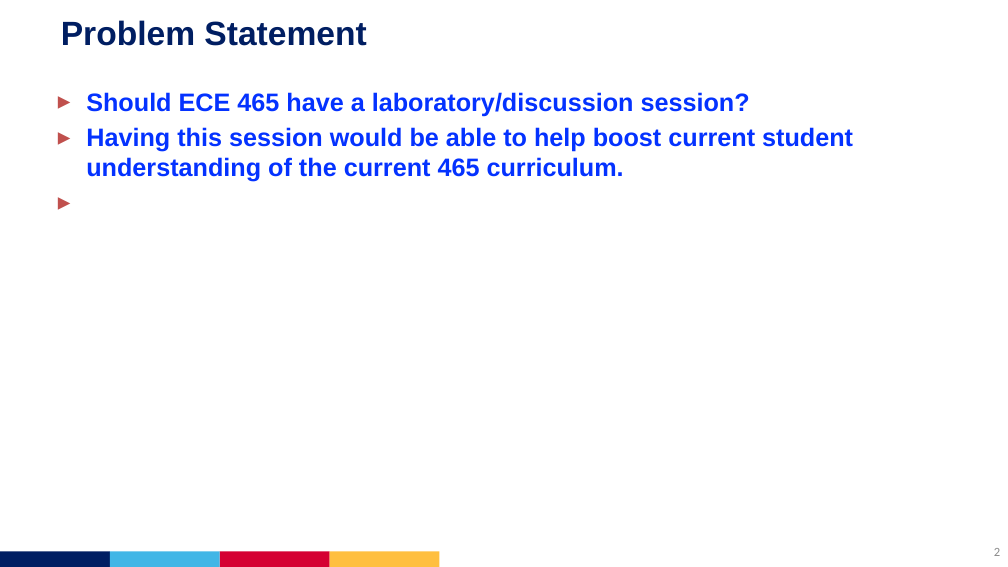
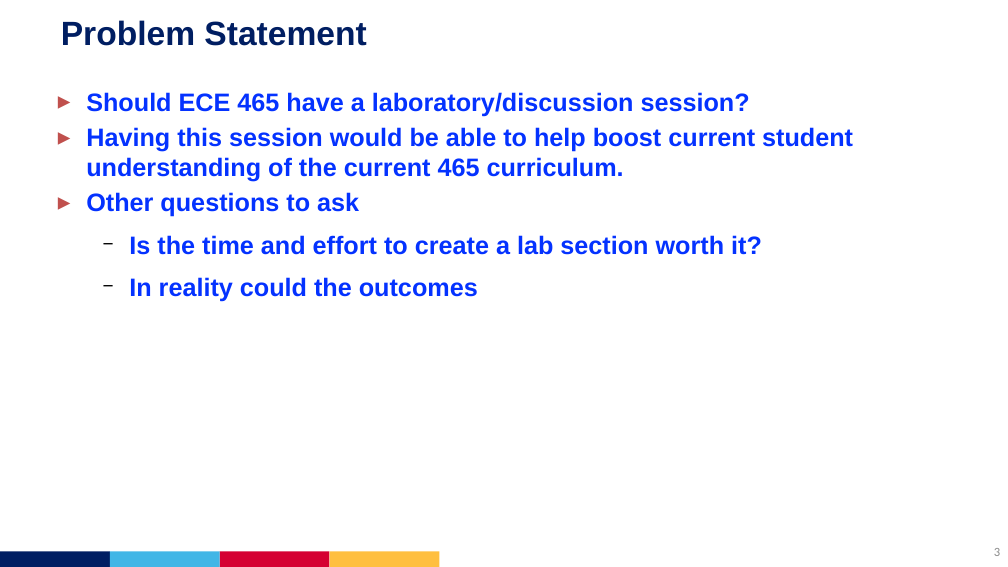
Before and after one commit to JSCaracal/ECE465_Final, a slide deck: slide 3 of Graduate_Presentation_Template.pptx. Drawn at 1008x567 pixels with LibreOffice and Linux fonts; fonts in the diff are those of the drawing. Boxes give left, top, right and bottom in pixels: in the first picture for what was removed or moved away, otherwise in the second. Text is boxed around its words. In the diff, an @@ line names an element or a change of style, - is before the commit and + after.

```diff
--- a/Graduate_Presentation_Template.pptx
+++ b/Graduate_Presentation_Template.pptx
@@ text at [86, 192, 762, 301]: paragraphs added @@
+▸ Other questions to ask
+  − Is the time and effort to create a lab section worth it?
+  − In reality could the outcomes
```
Also in this commit, not shown: 2 other slides changed, 2 slides added.
